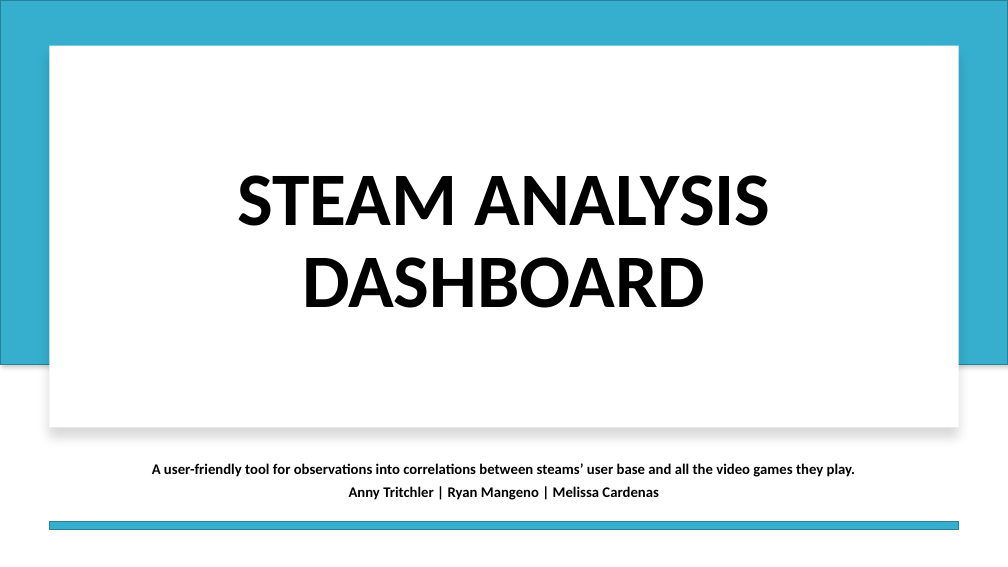
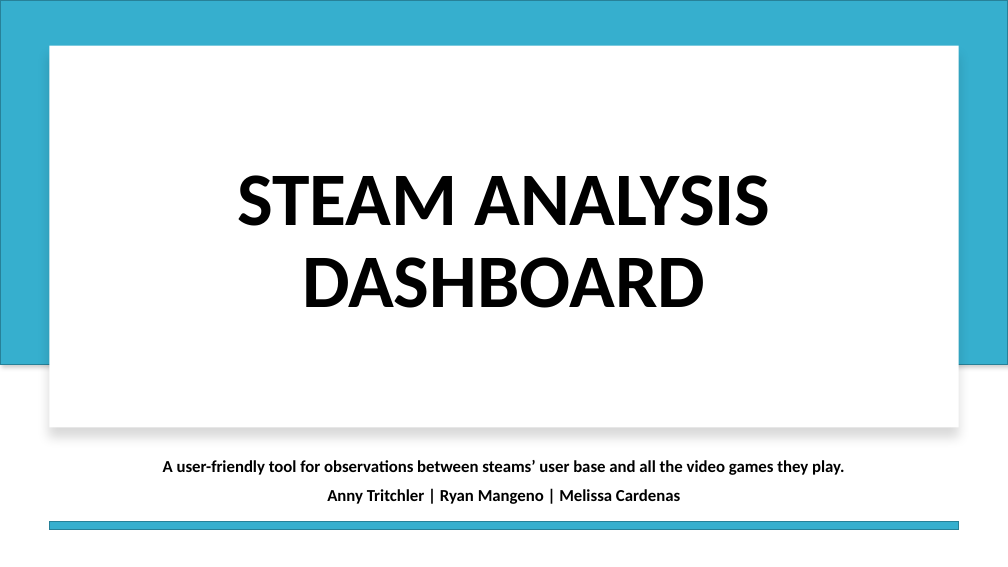
Before and after one commit to tritchlin/steam_analysis, a slide deck: slide 1 of STEAM ANALYSIS DASHBOARD.pptx. Drawn at 1008x567 pixels with LibreOffice and Linux fonts; fonts in the diff are those of the drawing. Boxes give left, top, right and bottom in pixels: in the first picture for what was removed or moved away, otherwise in the second. Text is boxed around its words. In the diff, an @@ line names an element or a change of style, - is before the commit and + after.

```diff
--- a/STEAM ANALYSIS DASHBOARD.pptx
+++ b/STEAM ANALYSIS DASHBOARD.pptx
@@ subtitle "A user-friendly tool for observations ...": place and size @@
-subtitle "A user-friendly tool for observations ..." at bbox=[152, 463, 856, 500]
+subtitle "A user-friendly tool for observations ..." at bbox=[163, 460, 844, 504]
@@ subtitle at bbox=[163, 460, 844, 475]: text changed; size 14 to 16 pt @@
-A user-friendly tool for observations into correlations between steams’ user base and all the video games they play.
+A user-friendly tool for observations between steams’ user base and all the video games they play.
@@ subtitle at bbox=[327, 489, 680, 504]: size 14 to 16 pt in "Anny Tritchler | Ryan Mangeno | Melissa ..."; line spacing 0.7 to 0.9 @@
```
Also in this commit, not shown: 2 other slides changed, 6 other files.
